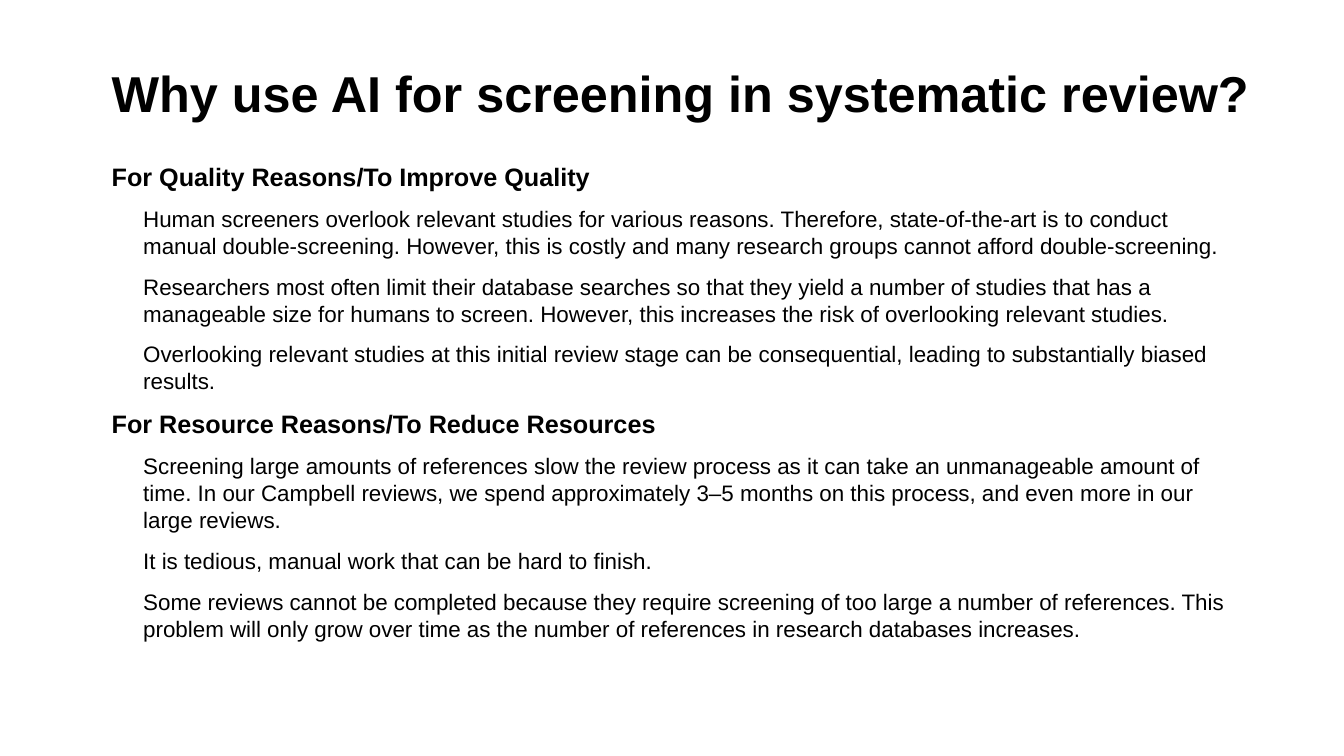
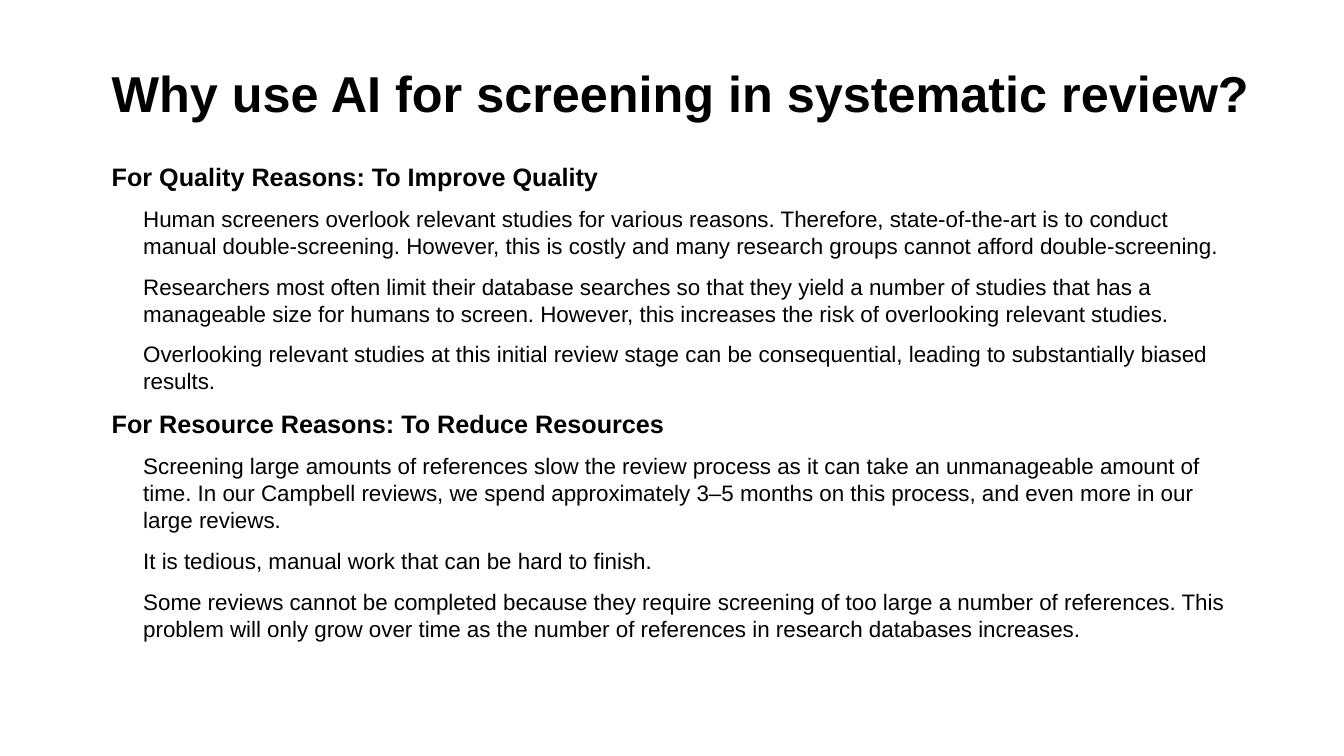
Before and after one commit to MikkelVembye/SRMA-SIG-presentation, a slide deck: slide 2 of SRMA SIG presentation 2024 .potx.pptx. Drawn at 1344x756 pixels with LibreOffice and Linux fonts; fonts in the diff are those of the drawing; background and template pictures are left out. Boxes give left, top, right and bottom in pixels: in the first picture for what was removed or moved away, otherwise in the second. Text is boxed around its words. In the diff, an @@ line names an element or a change of style, - is before the commit and + after.

```diff
--- a/SRMA SIG presentation 2024 .potx.pptx
+++ b/SRMA SIG presentation 2024 .potx.pptx
@@ text at <box>112,167,598,191</box>: text changed @@
-For Quality Reasons/To Improve Quality
+For Quality Reasons: To Improve Quality
@@ text at <box>112,414,664,434</box>: text changed @@
-For Resource Reasons/To Reduce Resources
+For Resource Reasons: To Reduce Resources
```
Also in this commit, not shown: 1 other slide changed, 1 slide removed, 9 other files.
